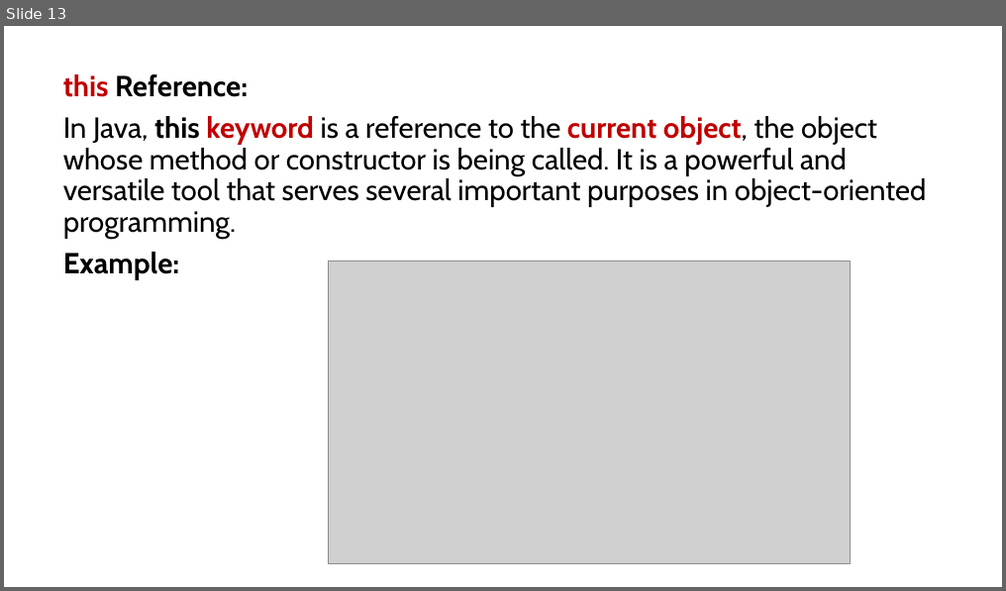
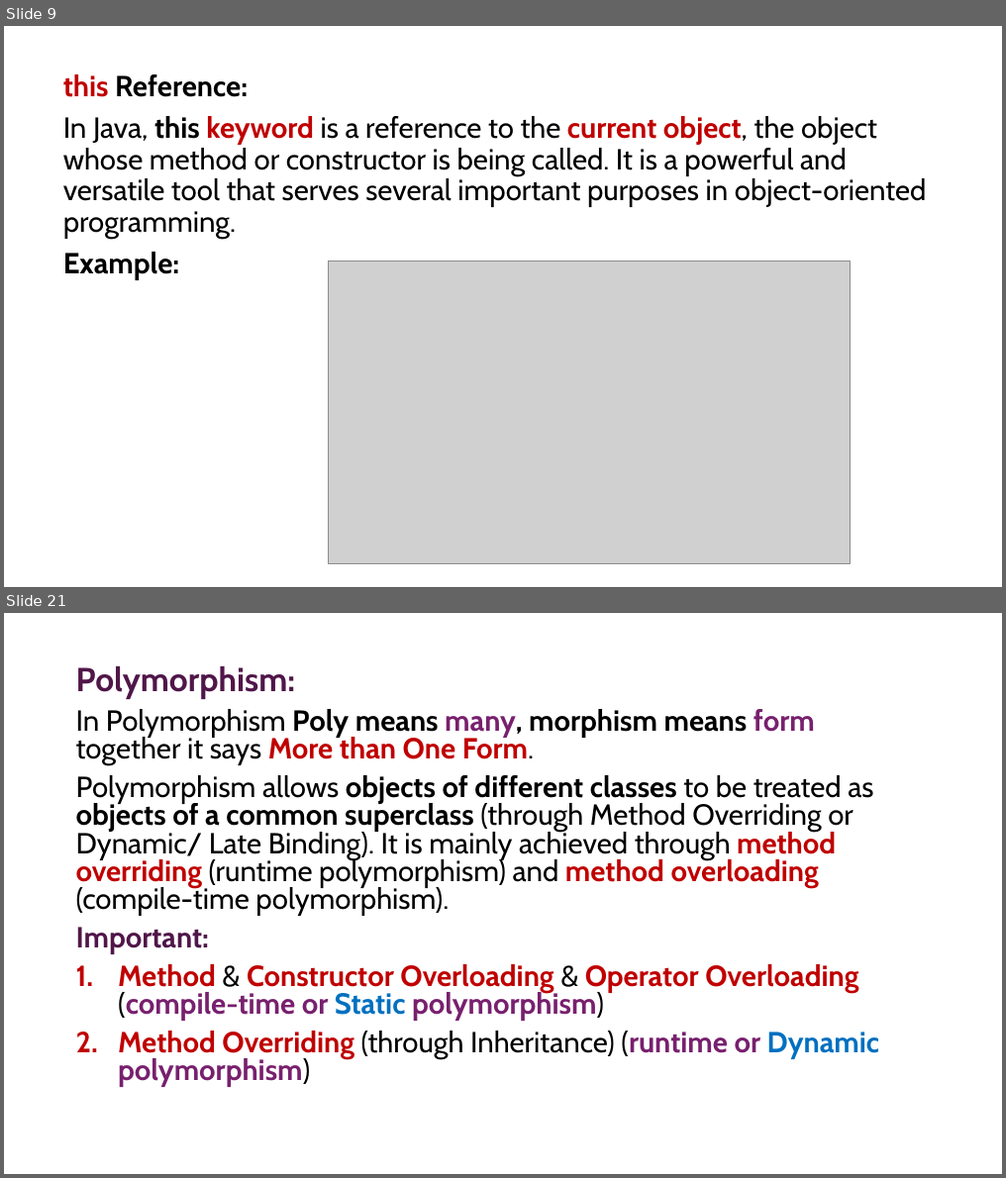
Before and after one commit to PRAMOD-VISHNU-NAIK/MCA-2nd-Sem-Shridevi-College, a slide deck: Theory Class-Notes/Continue.pptx. Shown one above the other, each under a label of ours: slide 13 before the commit, slides 9 and 21 after it; the slides between them are not shown. The pictures are 1006x591 and 1006x1178 pixels, drawn with LibreOffice and Linux fonts; fonts in the diff are those of the drawing; grey boxes stand for pictures. Boxes give left, top, right and bottom in pixels: in the first picture for what was removed or moved away, otherwise in the second. Text is boxed around its words. In the diff, an @@ line names an element or a change of style, - is before the commit and + after.

```diff
--- a/Theory Class-Notes/Continue.pptx
+++ b/Theory Class-Notes/Continue.pptx
@@ slide 21 added at (4, 613, 1002, 1174), background #FFFFFF @@
@@ text added at (76, 665, 879, 1087), 28 pt, text #000000, bold @@
+Polymorphism:
+In Polymorphism Poly means many, morphism means form together it says More than One Form.
+Polymorphism allows objects of different classes to be treated as objects of a common superclass (through Method Overriding or Dynamic/ Late Binding). It is mainly achieved through method overriding (runtime polymorphism) and method overloading (compile-time polymorphism).
+Important:
+1. Method & Constructor Overloading & Operator Overloading (compile-time or Static polymorphism)
+2. Method Overriding (through Inheritance) (runtime or Dynamic polymorphism)
@@ what was slide 13 is now slide 9 @@
```
Also in this commit, not shown: 2 slides changed, 12 other slides added, 5 slides removed.
